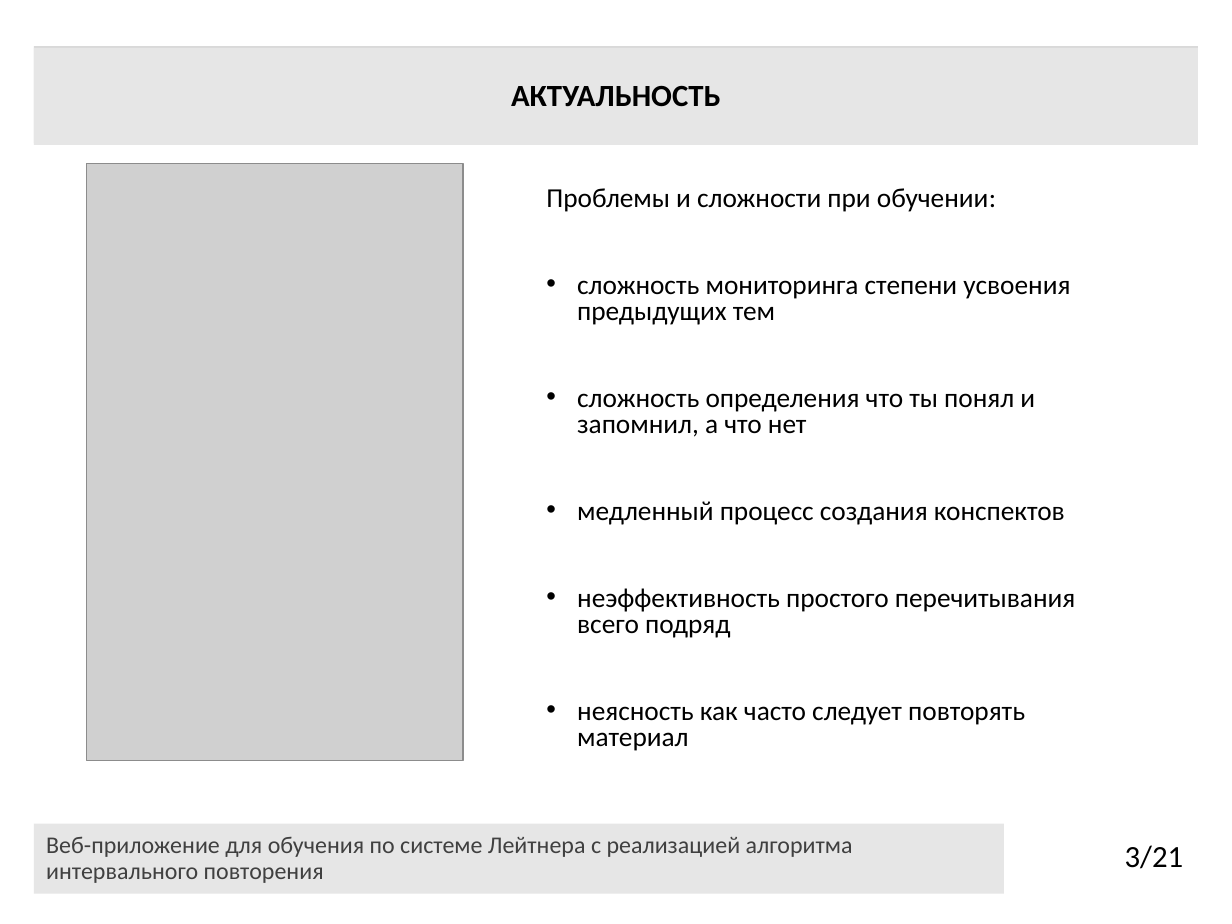
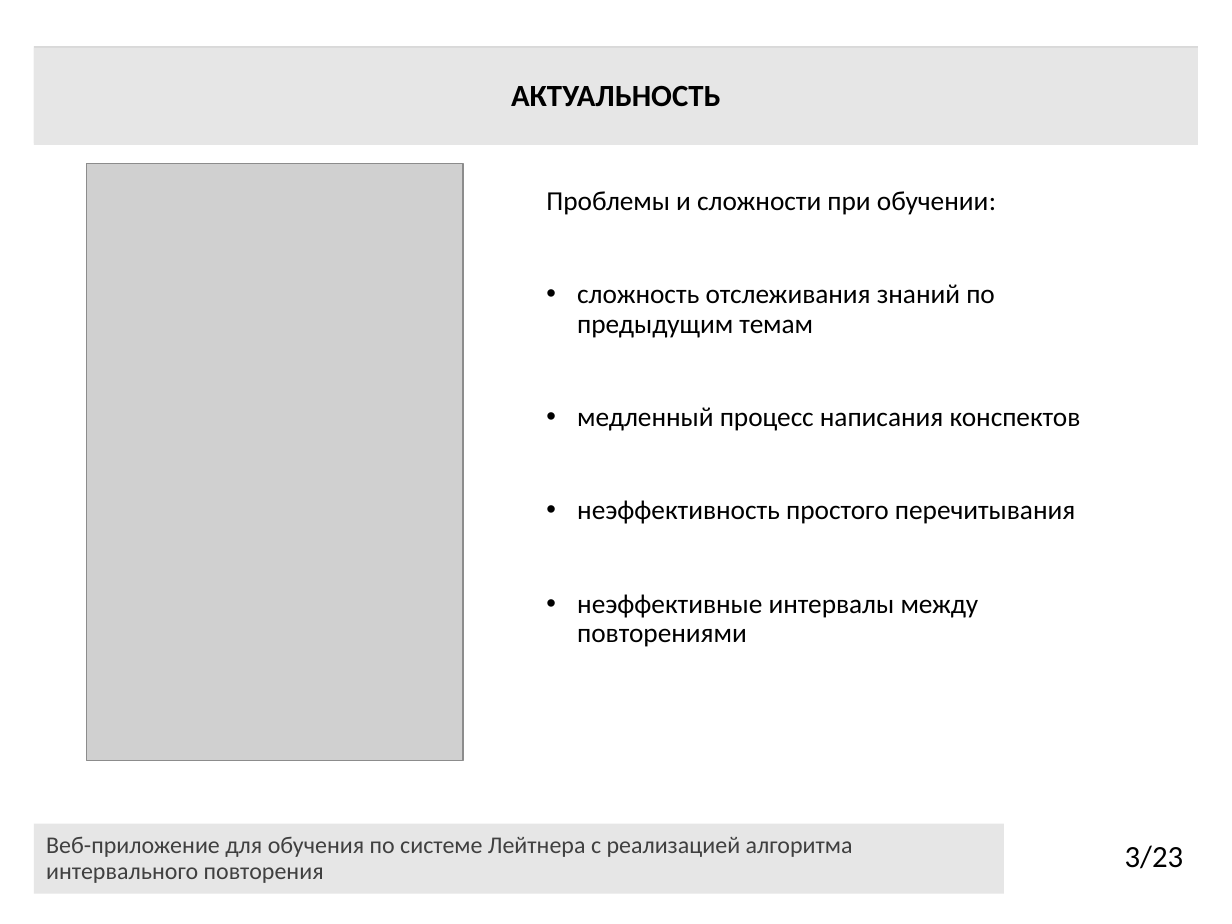
Before and after one commit to darik-cell/diplom, a slide deck: slide 3 of Презентация_Алёнушка_6401 — копия.pptx. Drawn at 1232x924 pixels with LibreOffice and Linux fonts; fonts in the diff are those of the drawing; grey boxes stand for pictures. Boxes give left, top, right and bottom in pixels: in the first picture for what was removed or moved away, otherwise in the second. Text is boxed around its words. In the diff, an @@ line names an element or a change of style, - is before the commit and + after.

```diff
--- a/Презентация_Алёнушка_6401 — копия.pptx
+++ b/Презентация_Алёнушка_6401 — копия.pptx
@@ text at [546,191,996,215]: line spacing 0.8 to 0.9 @@
@@ text at [577,284,1081,647]: text changed @@
-• сложность мониторинга степени усвоения предыдущих тем
-• сложность определения что ты понял и запомнил, а что нет
-• медленный процесс создания конспектов
-• неэффективность простого перечитывания всего подряд
-• неясность как часто следует повторять материал
+• сложность отслеживания знаний по предыдущим темам
+• медленный процесс написания конспектов
+• неэффективность простого перечитывания
+• неэффективные интервалы между повторениями
@@ text at [1125,845,1184,869]: text changed @@
-3/21
+3/23
```
Also in this commit, not shown: 5 other files.
